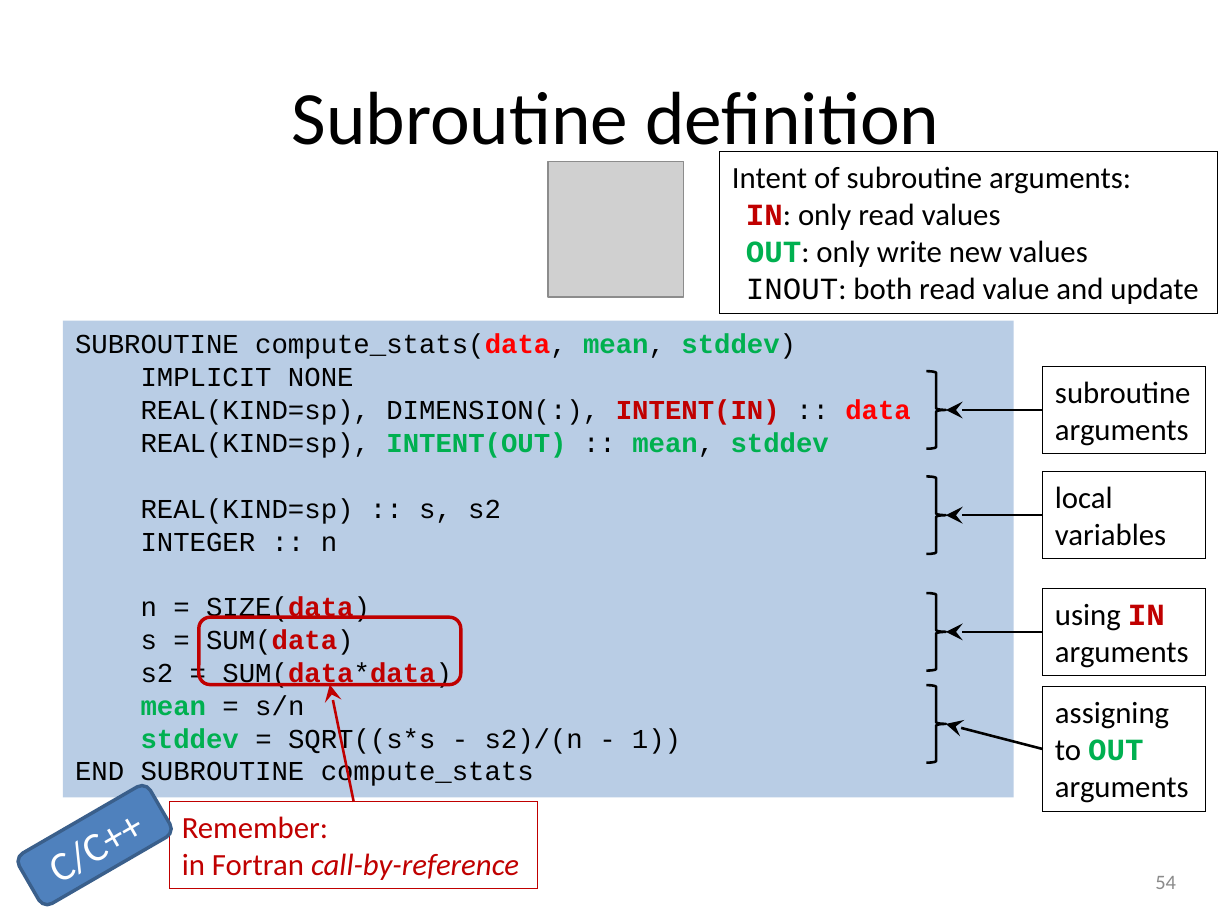
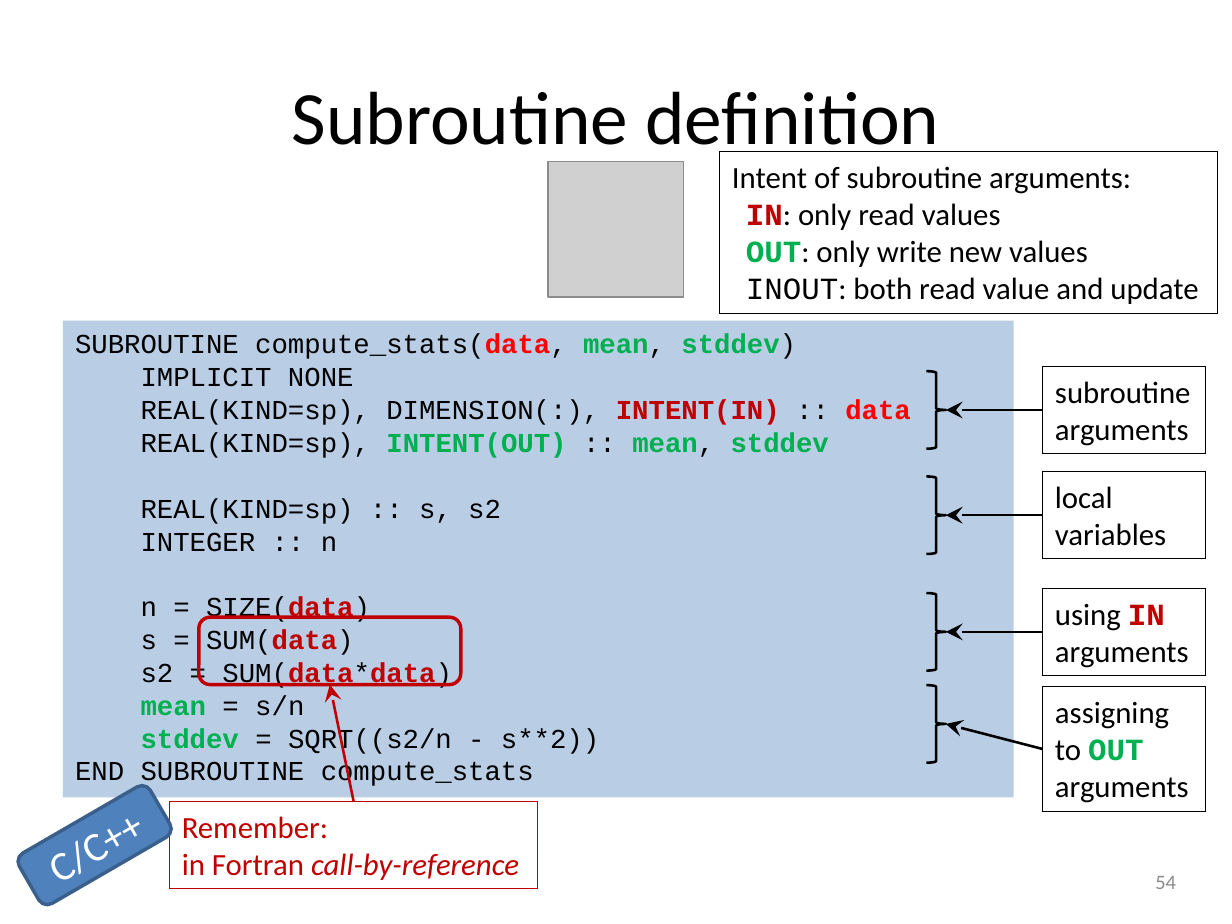
Before and after one commit to gjbex/Fortran-for-programmers, a slide deck: slide 54 of fortran_for_programmers.pptx. Drawn at 1232x924 pixels with LibreOffice and Linux fonts; fonts in the diff are those of the drawing; grey boxes stand for pictures. Boxes give left, top, right and bottom in pixels: in the first picture for what was removed or moved away, otherwise in the second. Text is boxed around its words. In the diff, an @@ line names an element or a change of style, - is before the commit and + after.

```diff
--- a/fortran_for_programmers.pptx
+++ b/fortran_for_programmers.pptx
@@ text in rectangle at bbox=[141, 728, 599, 755]: text changed @@
-stddev = SQRT((s*s - s2)/(n - 1))
+stddev = SQRT((s2/n - s**2))
```
Also in this commit, not shown: 1 other slide changed.
